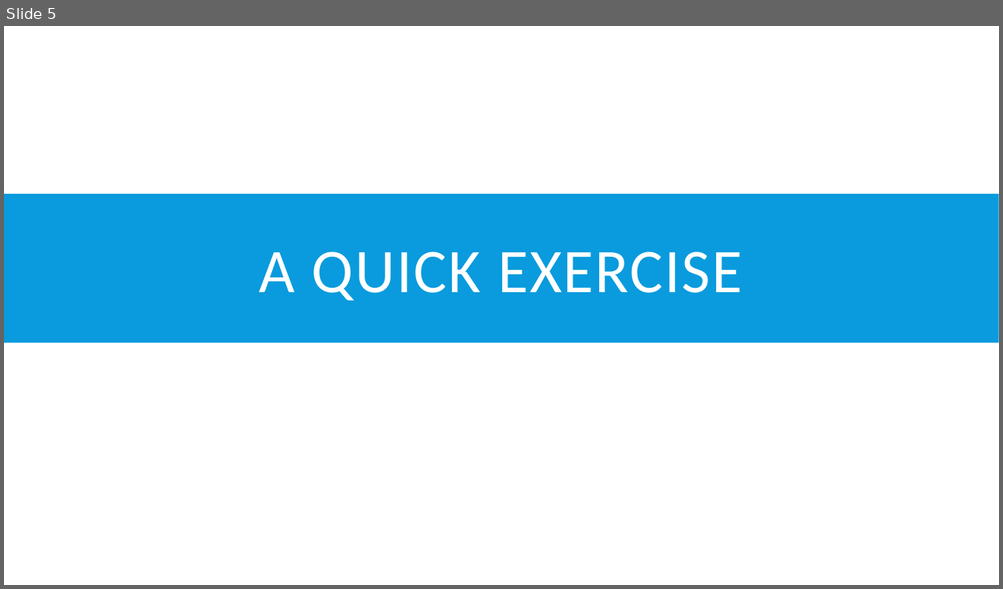
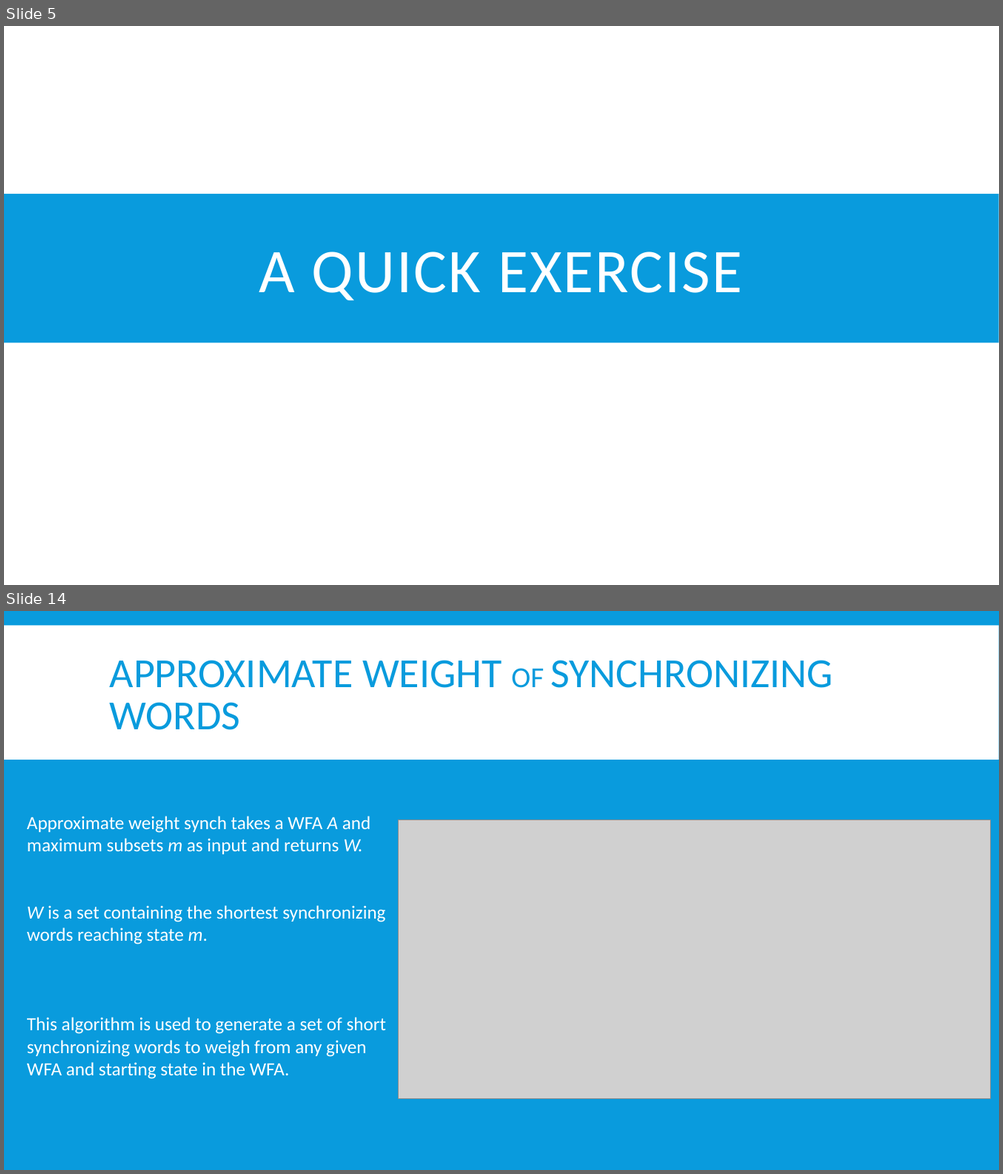
Before and after one commit to Jacobsma/CS477-Project, a slide deck: project.pptx. Shown one above the other, each under a label of ours: slide 5 before the commit, slides 5 and 14 after it; the slides between them are not shown. The pictures are 1003x589 and 1003x1174 pixels, drawn with LibreOffice and Linux fonts; fonts in the diff are those of the drawing; grey boxes stand for pictures. Boxes give left, top, right and bottom in pixels: in the first picture for what was removed or moved away, otherwise in the second. Text is boxed around its words. In the diff, an @@ line names an element or a change of style, - is before the commit and + after.

Commit message:
Added additional slides
Added slides describing the algorithms

```diff
--- a/project.pptx
+++ b/project.pptx
@@ slide 14 added at bbox=[4, 611, 999, 1170], background #099BDD @@
@@ rectangle added at bbox=[4, 625, 999, 760], fill #FFFFFF @@
@@ title added at bbox=[110, 660, 833, 730], 40 pt, text #099BDD @@
+APPROXIMATE WEIGHT OF SYNCHRONIZING WORDS
@@ text added at bbox=[27, 816, 387, 1079], 18 pt, text #FFFFFF @@
+Approximate weight synch takes a WFA A and maximum subsets m as input and returns W.
+W is a set containing the shortest synchronizing words reaching state m.
+This algorithm is used to generate a set of short synchronizing words to weigh from any given WFA and starting state in the WFA.
@@ picture added at bbox=[398, 820, 990, 1099] @@
```
Also in this commit, not shown: 4 other slides added, 2 other files.
